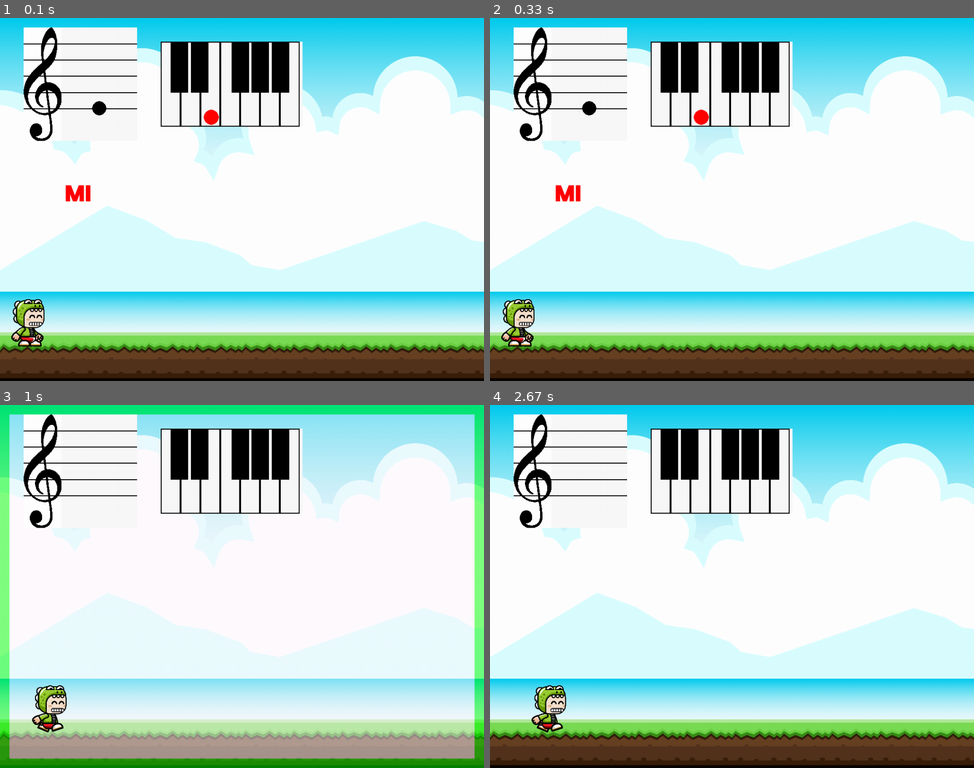
Above: before the commit, frames 1-4 (two rows, left to right).
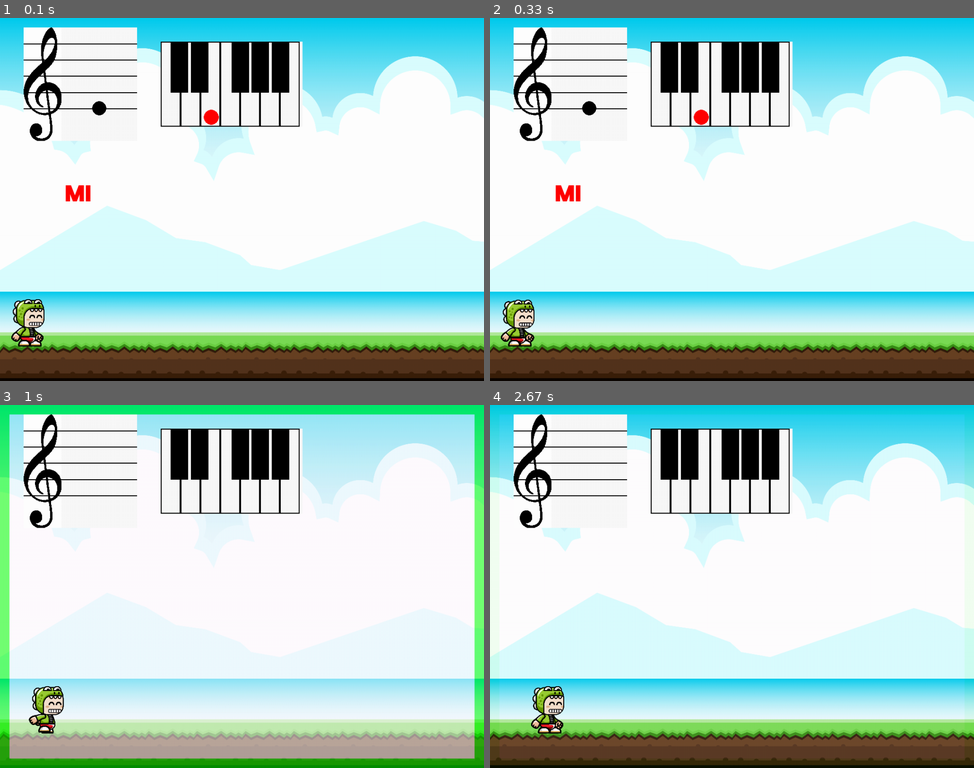
Above: after the commit, the same moments.

Repository: desordenado77/musicGame
Game: pygame game, started from pyGameTest.py
Two runs of this game, one before a commit and one after it. Both use one fixed random seed, a clock stepped at 60 frames per second and the inputs below. The source is Python 2; it was converted automatically to run under Python 3.
Inputs:
- Up to frame 1 (0.1 s): no input
- Up to frame 2 (0.33 s): no input
- Up to frame 3 (1 s): hold Right 0.33-0.8 s; hold Right from 0.83 s (still down)
- Up to frame 4 (2.67 s): release Right at 1.3 s; hold Left 1.33-1.87 s; hold Left 1.9-2.3 s; hold Right from 2.33 s (still down)

Frame 1 is identical in both runs. In frame 2, 0.3% of the frame differs, in the area x 2-10%, y 77-90%; in frame 3, 0.6%, in the area x 5-14%, y 77-91%; in frame 4, 0.6%.

Commit message:
added framerate control in the loop

Diff:
--- a/pyGameTest.py
+++ b/pyGameTest.py
@@ -352,7 +352,8 @@
     failure = 0
 
 #    mascot.moveTo(900, 580)
-
+    clock = pygame.time.Clock()
+    #prevtime = 0
     while True:
         if changed != 0:
             current_notes = []
@@ -418,6 +419,10 @@
                             failure = 1
                             mascot.dizzy()
 
+        #curtime = pygame.time.get_ticks()
+        clock.tick(60)
+        #print "elapsed time " + str(curtime-prevtime)
+        #prevtime = curtime
 
 
 if __name__ == "__main__":
